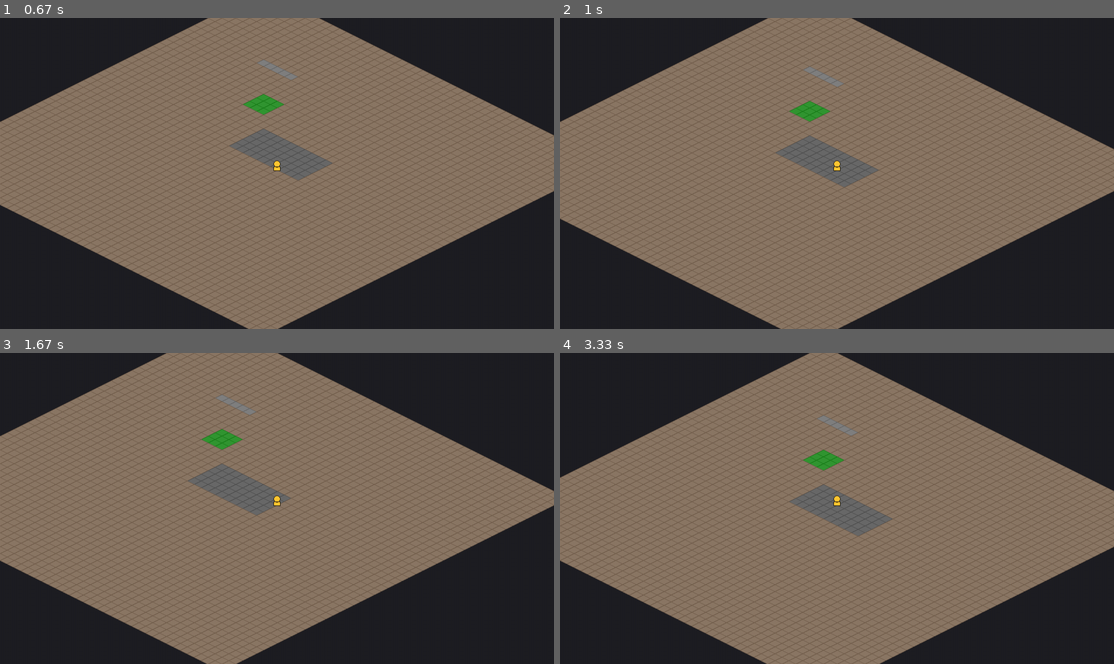
Above: before the commit, frames 1-4 (two rows, left to right).
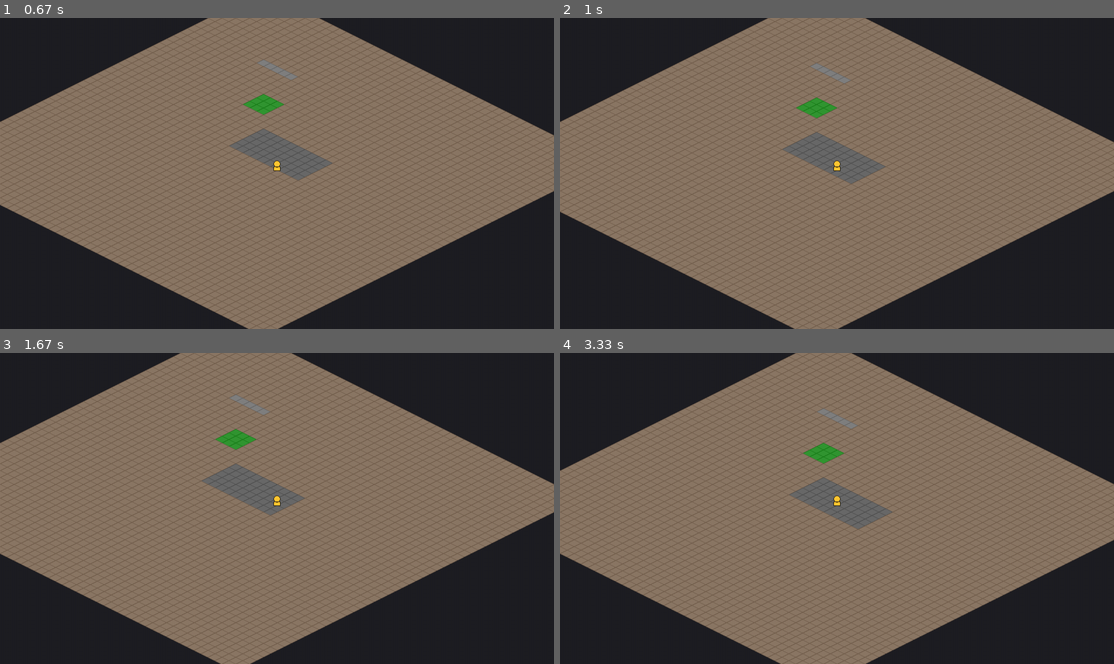
Above: after the commit, the same moments.

Repository: BarzinL/IsoTalia
Game: pygame game, started from main.py
The game is run twice, just before and just after one commit, with the same random seed, the same clock (stepped at 60 frames per second) and the same inputs.
Inputs:
- Up to frame 1 (0.67 s): hold Right from 0.33 s (still down)
- Up to frame 2 (1 s): release Right at 0.8 s; hold Up from 0.83 s (still down)
- Up to frame 3 (1.67 s): release Up at 1.3 s; hold Right from 1.33 s (still down)
- Up to frame 4 (3.33 s): release Right at 1.8 s; hold Left 1.83-2.37 s; hold Down 2.4-2.7 s; hold Left 2.73-3.13 s; hold Up from 3.17 s (still down)

Frame 1 is identical in both runs. In frame 2, 3.0% of the frame differs, in the area x 0-100%, y 0-100%; in frame 3, 5.3%; in frame 4, 5.3%.

Commit message:
Implement movement buffer system for smooth diagonal movement
- Add movement buffer system to prevent initial single-direction moves when pressing multiple keys
- Buffer key presses for 80ms before determining final movement direction
- This eliminates the issue where pressing two keys for diagonal movement would cause one initial move in a single direction
- Add movement_buffer_duration setting to GameSettings (default 0.08 seconds)
- Clean up old delay-based system that wasn't working properly
- Movement now smoothly transitions to diagonal direction when multiple keys are pressed

Diff:
--- a/core/entities/player.py
+++ b/core/entities/player.py
@@ -85,11 +85,19 @@
         health = self.get_health()
         return health is not None and health.is_alive
 
-    def can_move_continuously(self, delta_time: float) -> bool:
+    def can_move_continuously(self, delta_time: float, reset_timer: bool = False) -> bool:
         """
         Check if player can move based on movement frequency timer.
         Returns True if enough time has passed for another movement.
+
+        Args:
+            delta_time: Time since last update
+            reset_timer: If True, reset the timer (used when direction changes)
         """
+        if reset_timer:
+            self.movement_timer = 0.0
+            return True
+
         self.movement_timer += delta_time
         movement_interval = 1.0 / self.movement_frequency
 
--- a/core/game_state.py
+++ b/core/game_state.py
@@ -40,6 +40,9 @@
 
         # Settings
         self.settings = DEFAULT_SETTINGS
+
+        # Track previous movement direction for smooth transitions
+        self.previous_movement_direction = (0, 0)
 
     def initialize(self):
         """Initialize the game state."""
@@ -121,6 +124,45 @@
                 ))
             return result['success']
 
+        return False
+
+    def process_continuous_movement(self, direction: tuple, delta_time: float) -> bool:
+        """
+        Process continuous movement with combined direction (for held keys).
+        Args:
+            direction: (dx, dy) tuple representing movement direction
+            delta_time: Time since last update
+        Returns True if movement was handled.
+        """
+        if not self.is_running or self.is_paused:
+            return False
+
+        if not self.settings.enable_continuous_movement:
+            return False
+
+        dx, dy = direction
+
+        # Only process if there's actual movement
+        if dx == 0 and dy == 0:
+            self.previous_movement_direction = (0, 0)
+            return False
+
+        # Check if direction changed
+        direction_changed = direction != self.previous_movement_direction
+        self.previous_movement_direction = direction
+
+        # Check if enough time has passed for another movement
+        if self.player_controller.can_move_continuously(delta_time, direction_changed):
+            # Use the movement system to move in the combined direction
+            success = self.movement_system.move_entity(self.player_entity, dx, dy)
+
+            if success:
+                pos = self.player_controller.get_position()
+                self.event_bus.publish(Event(
+                    EventType.ENTITY_MOVED,
+                    {'entity_id': self.player_entity.id, 'x': pos.x, 'y': pos.y}
+                ))
+            return success
         return False
 
     def process_continuous_command(self, command: str, delta_time: float) -> bool:
--- a/core/settings.py
+++ b/core/settings.py
@@ -21,12 +21,14 @@
 
     # Input settings
     enable_continuous_movement: bool = True
+    movement_buffer_duration: float = 0.08  # Seconds to buffer key presses for diagonal movement
 
     def to_dict(self) -> Dict[str, Any]:
         """Convert settings to dictionary for serialization."""
         return {
             'movement_frequency': self.movement_frequency,
-            'enable_continuous_movement': self.enable_continuous_movement
+            'enable_continuous_movement': self.enable_continuous_movement,
+            'movement_buffer_duration': self.movement_buffer_duration
         }
 
     @classmethod
@@ -34,7 +36,8 @@
         """Create settings from dictionary."""
         return cls(
             movement_frequency=data.get('movement_frequency', 4.0),
-            enable_continuous_movement=data.get('enable_continuous_movement', True)
+            enable_continuous_movement=data.get('enable_continuous_movement', True),
+            movement_buffer_duration=data.get('movement_buffer_duration', 0.08)
         )
 
     def save_to_file(self, file_path: Path) -> bool:
--- a/main.py
+++ b/main.py
@@ -44,6 +44,11 @@
             pygame.K_a, pygame.K_LEFT, pygame.K_d, pygame.K_RIGHT
         }
 
+        # Movement buffer system
+        self.movement_buffer_timer = 0.0
+        self.movement_buffer_active = False
+        self.initial_direction_buffered = False
+
     def process_event(self, event: pygame.event.Event) -> list:
         """
         Process a PyGame event and return list of game commands.
@@ -51,6 +56,13 @@
         commands = []
 
         if event.type == pygame.KEYDOWN:
+            # Check if this is a movement key and we're not already moving
+            if event.key in self.movement_keys and len(self.held_keys) == 0:
+                # Start movement buffer for the first movement key
+                self.movement_buffer_timer = 0.0
+                self.movement_buffer_active = True
+                self.initial_direction_buffered = False
+
             self.held_keys.add(event.key)
 
             # Map to game command
@@ -67,7 +79,56 @@
             if event.key in self.held_keys:
                 self.held_keys.remove(event.key)
 
+            # If no movement keys are held, reset buffer
+            if not any(key in self.movement_keys for key in self.held_keys):
+                self.movement_buffer_active = False
+                self.initial_direction_buffered = False
+
         return commands
+
+    def update_movement_buffer(self, delta_time: float):
+        """Update the movement buffer timer."""
+        if self.movement_buffer_active:
+            self.movement_buffer_timer += delta_time
+
+    def get_continuous_movement_direction(self) -> tuple:
+        """
+        Get combined movement direction from currently held movement keys.
+        Returns (dx, dy) tuple representing the combined movement direction.
+        """
+        dx, dy = 0, 0
+
+        # Check each held movement key and accumulate direction
+        for key in self.held_keys:
+            if key in self.movement_keys and key in self.key_map:
+                command = self.key_map[key]
+                if command == 'move_north':
+                    dy -= 1
+                elif command == 'move_south':
+                    dy += 1
+                elif command == 'move_east':
+                    dx += 1
+                elif command == 'move_west':
+                    dx -= 1
+
+        # If we're in the buffer period and haven't buffered the initial direction yet
+        if self.movement_buffer_active and not self.initial_direction_buffered:
+            # Check if buffer period has elapsed
+            from core.settings import DEFAULT_SETTINGS
+            if self.movement_buffer_timer >= DEFAULT_SETTINGS.movement_buffer_duration:
+                self.initial_direction_buffered = True
+                self.movement_buffer_active = False
+            else:
+                # Still in buffer period, don't move yet
+                return (0, 0)
+
+        # Normalize diagonal movement to prevent faster diagonal movement
+        if dx != 0 and dy != 0:
+            # For diagonal movement, we keep both components
+            # The movement system will handle the actual movement
+            pass
+
+        return (dx, dy)
 
     def get_continuous_movement_commands(self) -> list:
         """
@@ -138,17 +199,27 @@
         elif command == 'toggle_debug':
             self.renderer.toggle_debug()
         else:
-            # Pass to game state
-            self.game_state.process_command(command)
+            # For movement commands, only process if continuous movement is disabled
+            # or if it's a non-movement command
+            if command.startswith('move_'):
+                # Don't process individual movement commands here anymore
+                # They're handled by the continuous movement system
+                pass
+            else:
+                # Pass non-movement commands to game state
+                self.game_state.process_command(command)
 
     def update(self, delta_time: float):
         """Update game state."""
-        # Get continuous movement commands
-        continuous_commands = self.input_handler.get_continuous_movement_commands()
-
-        # Process continuous movement
-        for command in continuous_commands:
-            self.game_state.process_continuous_command(command, delta_time)
+        # Update movement buffer
+        self.input_handler.update_movement_buffer(delta_time)
+
+        # Get combined movement direction
+        movement_direction = self.input_handler.get_continuous_movement_direction()
+
+        # Process continuous movement with combined direction
+        if movement_direction != (0, 0):
+            self.game_state.process_continuous_movement(movement_direction, delta_time)
 
         # Regular update
         self.game_state.update(delta_time)
